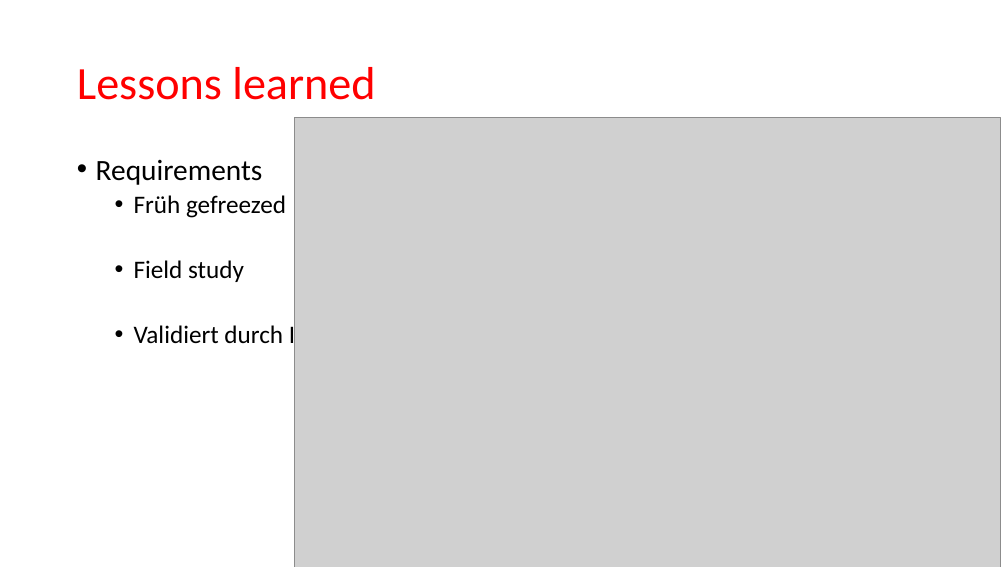
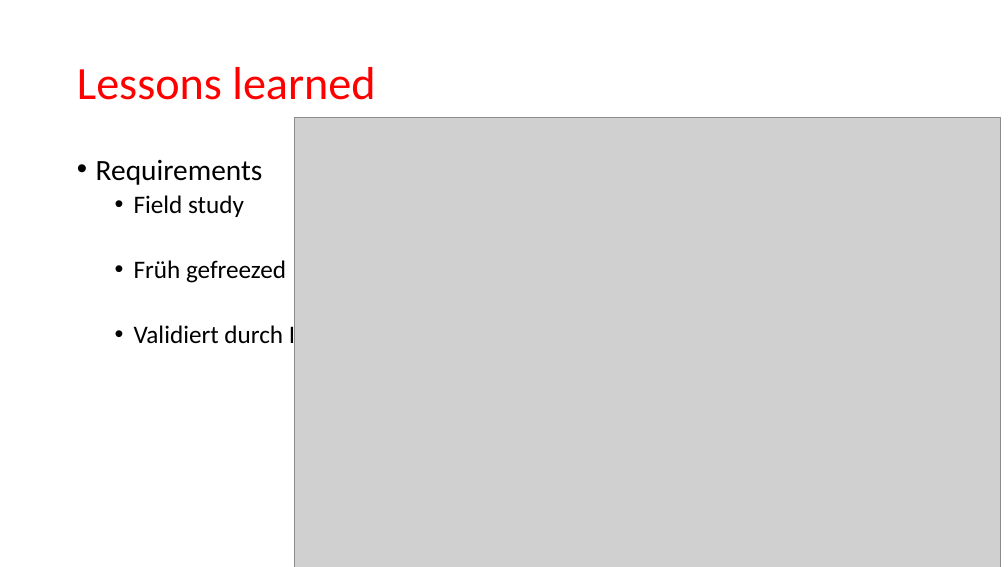
Before and after one commit to tomia1/ch.bfh.btx8081.w2016.red, a slide deck: slide 10 of doc/task14/final presentation.pptx (slide 5 before the commit). Drawn at 1008x567 pixels with LibreOffice and Linux fonts; fonts in the diff are those of the drawing; grey boxes stand for pictures. Boxes give left, top, right and bottom in pixels: in the first picture for what was removed or moved away, otherwise in the second. Text is boxed around its words. In the diff, an @@ line names an element or a change of style, - is before the commit and + after.

```diff
--- a/doc/task14/final presentation.pptx
+++ b/doc/task14/final presentation.pptx
@@ text at [134, 195, 244, 217]: paragraph added @@
+  • Field study
@@ text at [134, 260, 244, 282]: paragraph removed @@
-  • Field study
```
Also in this commit, not shown: 3 other slides changed, 5 slides added, 1 slide removed.
